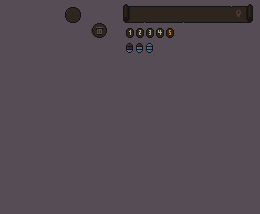
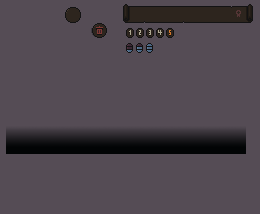
Layered file, before and after one edit (260×214). Changes by layer:
added layer "QuickInventoryBackground.png" above "Faith Cost" over [6, 126, 246, 154]
